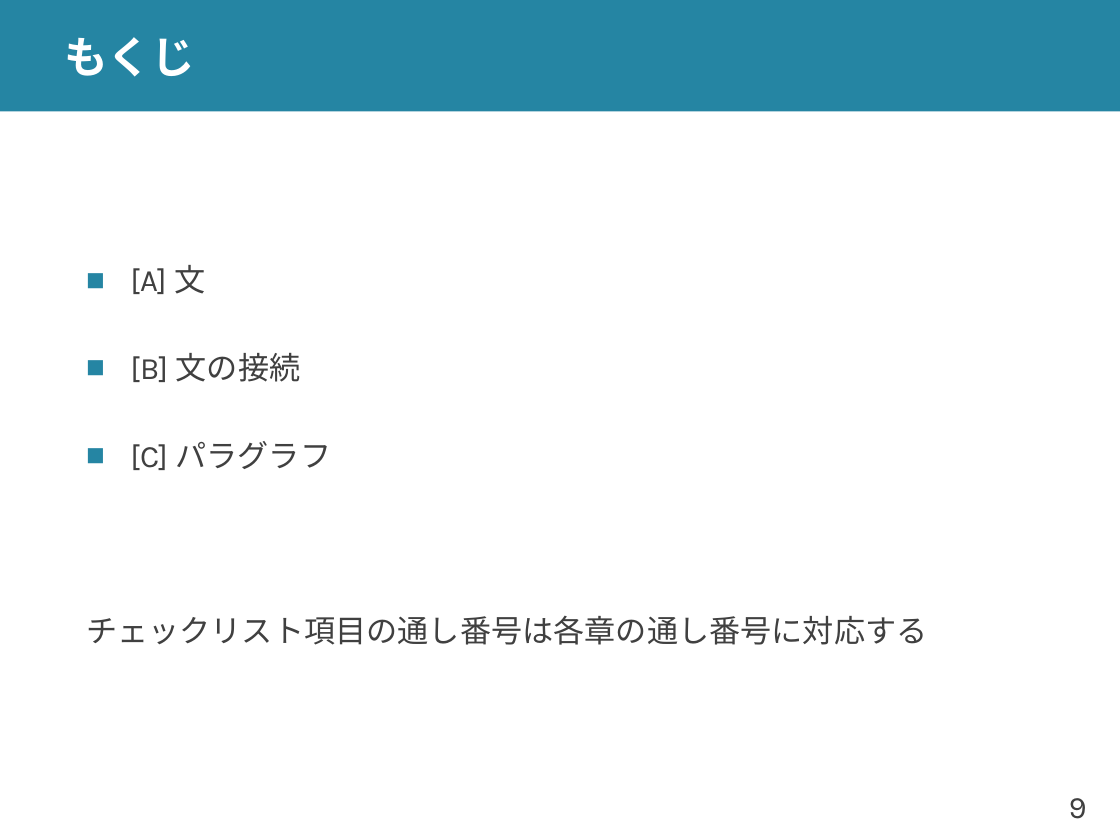
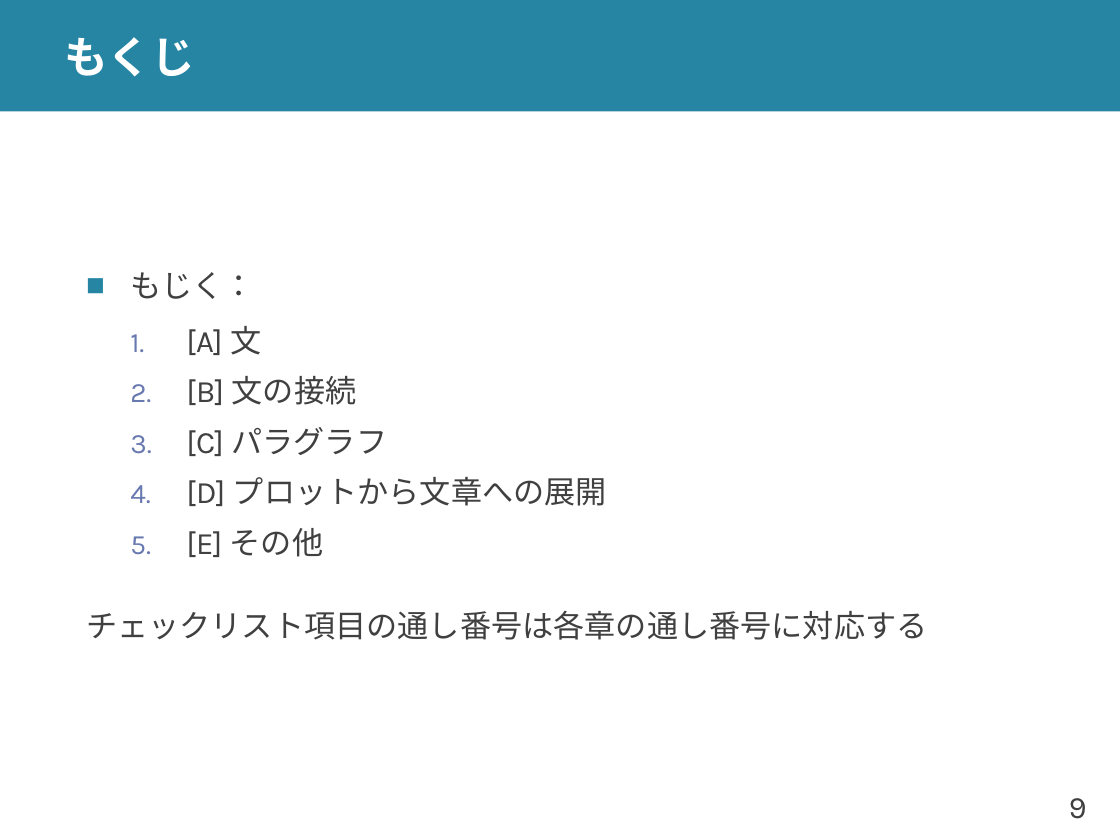
Before and after one commit to shioya-lab/how-to, a slide deck: slide 9 of writing.pptx. Drawn at 1120x840 pixels with LibreOffice and Linux fonts; fonts in the diff are those of the drawing. Boxes give left, top, right and bottom in pixels: in the first picture for what was removed or moved away, otherwise in the second. Text is boxed around its words. In the diff, an @@ line names an element or a change of style, - is before the commit and + after.

Commit message:
文章の書き方を v4 に更新

```diff
--- a/writing.pptx
+++ b/writing.pptx
@@ text at (x1=130, y1=272, x2=255, y2=299): paragraph added @@
+■ もじく：
@@ text at (x1=186, y1=326, x2=387, y2=456): bullet ■ to 1.; list level 1 to 2 in "[A] 文"; bullet colour #2585A3 to #6879B0; list level 1 to 2 in "[B] 文の接続"; list level 1 to 2 in "[C] パラグラフ" @@
@@ text at (x1=186, y1=477, x2=607, y2=557): paragraphs added @@
+  4. [D] プロットから文章への展開
+  5. [E] その他
```
Also in this commit, not shown: 10 other slides changed, 1 other file.
